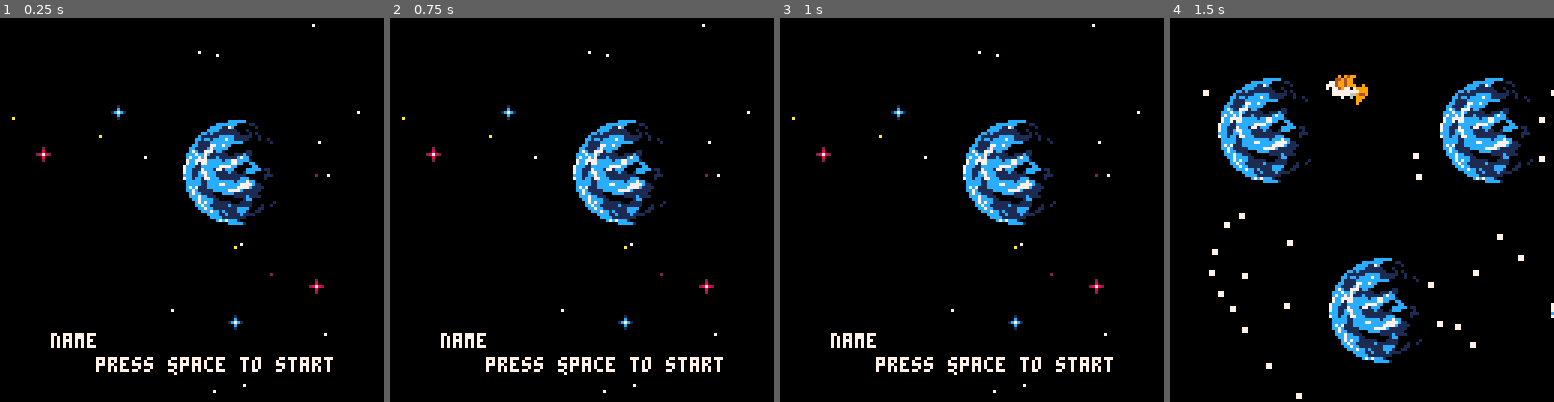
Above: before the commit, frames 1-4 (left to right).
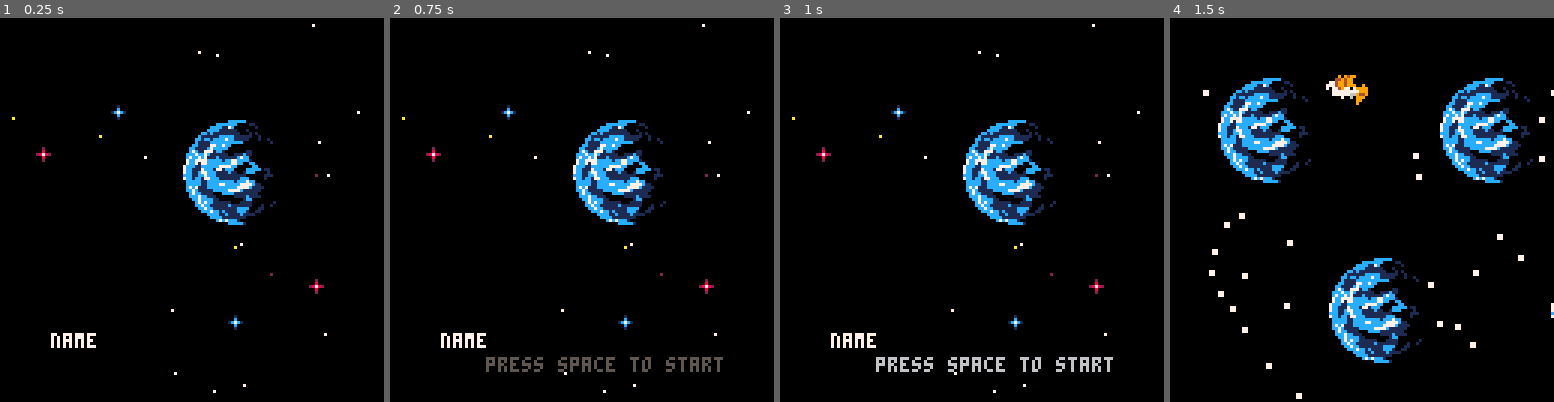
Above: after the commit, the same moments.

Repository: woofers/discord-jam-2
Game: PICO-8 cartridge discord-jam-2.p8
Two runs of this game, one before a commit and one after it. Both use one fixed random seed, a clock stepped at 60 frames per second and the inputs below.
Inputs:
- Up to frame 1 (0.25 s): no input
- Up to frame 2 (0.75 s): tap O (Z key) at 0.33, 0.7 s
- Up to frame 3 (1 s): no input
- Up to frame 4 (1.5 s): tap X (X key) at 1.07 s; tap O (Z key) at 1.43 s

The runs differ from the first frame. In frame 1, 1.0% of the frame differs, in the area x 25-87%, y 88-93%; in frame 2, 1.0%; in frame 3, 1.0%; in frame 4, nothing differs.

Commit message:
Added blinking text to menu instructions

Diff:
--- a/discord-jam-2.p8
+++ b/discord-jam-2.p8
@@ -470,6 +470,19 @@
    spr_r(32, x, y, r, 2, 2)
 end
 
+function blinking_text()
+	local blink_sequence = {0, 0, 0, 5, 6, 7, 7, 7, 7, 7, 6, 5, 0}
+	blink_frame += 1
+	if blink_frame>blink_speed then
+		blink_index += 1
+		blink_frame = 0
+	end
+	if blink_index > #blink_sequence then
+		blink_index = 1
+	end
+	blink_color = blink_sequence[blink_index]
+end
+
 local star = {}
 make_object(star, sprite)
 
@@ -507,6 +520,10 @@
       self.stars[i] = star(random(1, 128), random(1, 128),
         random(0, 1) , random(0,1), color)
    end
+   blink_color = 0
+   blink_index = 1
+   blink_speed = 13
+   blink_frame = 0
 end
 
 function menu:create()
@@ -523,13 +540,13 @@
 
 function menu:render(dt)
    bg(0)
-
+   blinking_text()
    -- draw white stars
    for i=1, #self.stars do
       self.stars[i]:render(dt)
    end
    print("name", 17, 105, 7)
-   print("press space to start", 32, 113, 7)
+   print("press space to start", 32, 113, blink_color)
 
    -- draw planet
    draw_planet(61, 34)
